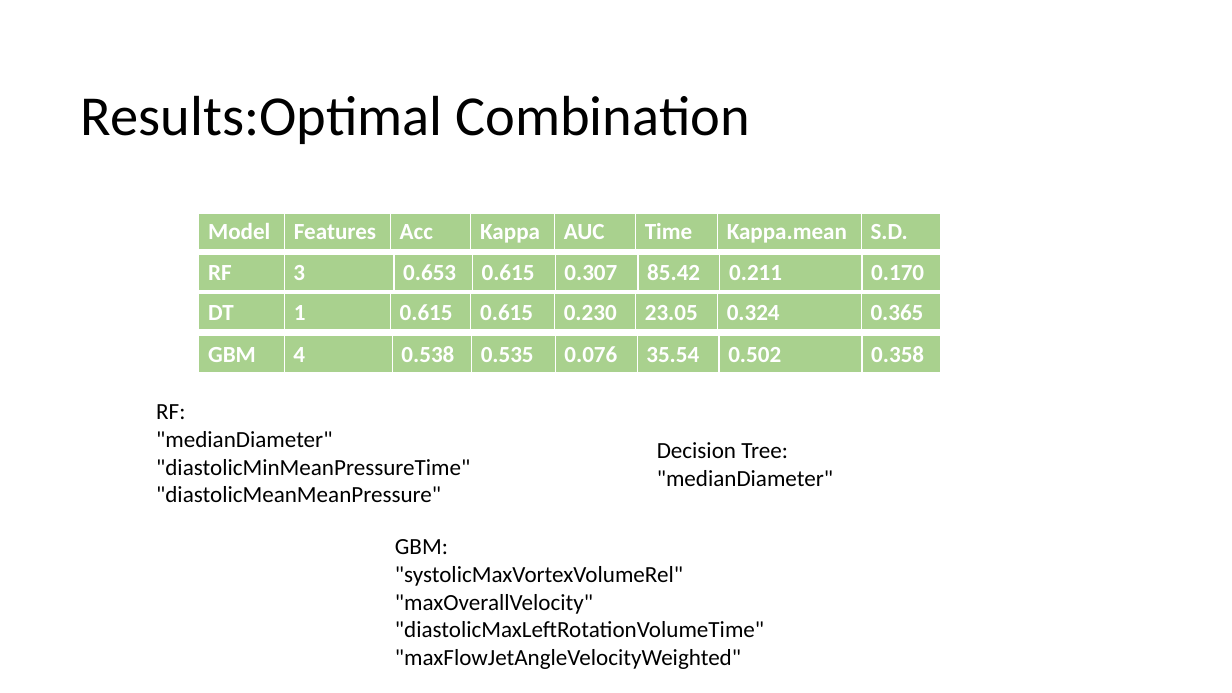
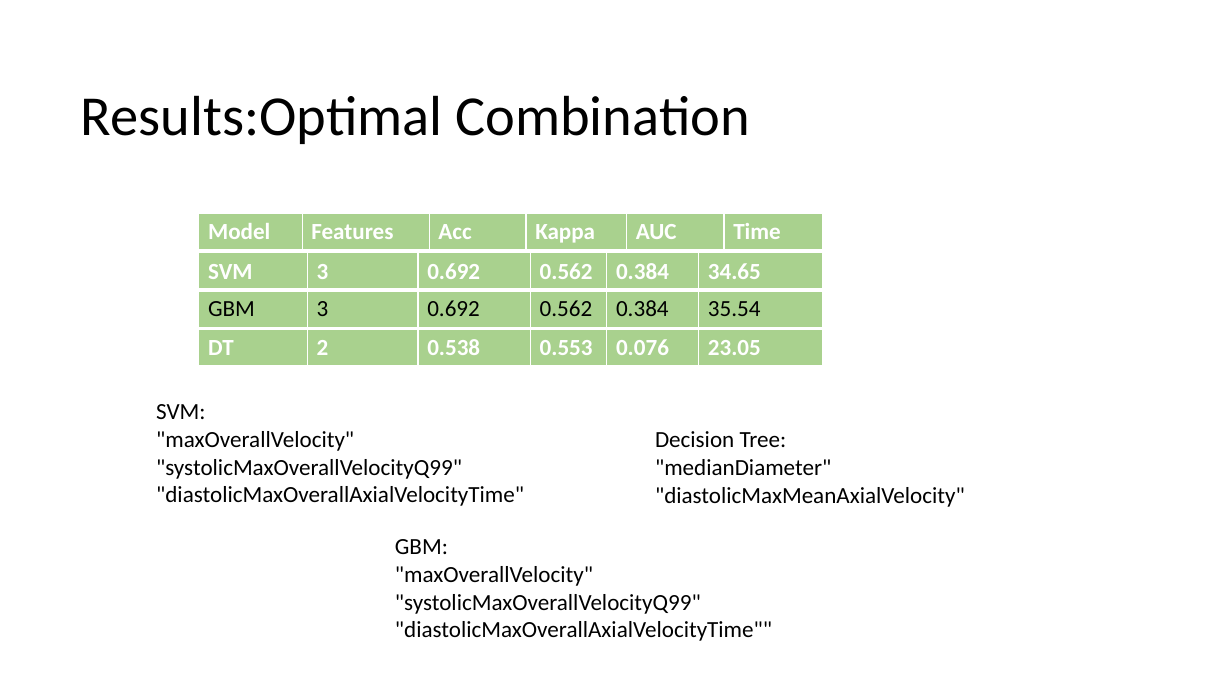
Before and after one commit to AtrayeeNeog/Cardio-Classifier-HIWi, a slide deck: slide 29 of Reports/Final.pptx. Drawn at 1232x693 pixels with LibreOffice and Linux fonts; fonts in the diff are those of the drawing. Boxes give left, top, right and bottom in pixels: in the first picture for what was removed or moved away, otherwise in the second. Text is boxed around its words. In the diff, an @@ line names an element or a change of style, - is before the commit and + after.

Commit message:
Optimal results

```diff
--- a/Reports/Final.pptx
+++ b/Reports/Final.pptx
@@ table at <box>199,213,824,251</box> @@
-column 7: Kappa.mean
-column 8: S.D.
@@ table: place and size @@
-table at <box>199,213,942,251</box>
+table at <box>199,213,824,251</box>
@@ table at <box>199,252,823,327</box> @@
-RF | 3 | 0.653 | 0.615 | 0.307 | 85.42 | 0.211 | 0.170
+SVM | 3 | 0.692 | 0.562 | 0.384 | 34.65
+GBM | 3 | 0.692 | 0.562 | 0.384 | 35.54
@@ table: place and size @@
-table at <box>199,254,942,292</box>
+table at <box>199,252,823,327</box>
@@ table at <box>199,329,823,367</box> @@
-column 2, row 1: 1
+column 2, row 1: 2
-column 3, row 1: 0.615
+column 3, row 1: 0.538
-column 4, row 1: 0.615
+column 4, row 1: 0.553
-column 5, row 1: 0.230
+column 5, row 1: 0.076
-column 7: 0.324
-column 8: 0.365
@@ table: place and size @@
-table at <box>199,294,942,332</box>
+table at <box>199,329,823,367</box>
@@ table removed at <box>199,335,942,373</box>, 1 rows, 8 columns @@
-GBM | 4 | 0.538 | 0.535 | 0.076 | 35.54 | 0.502 | 0.358
@@ text at <box>156,404,524,506</box>: text changed @@
-RF:
-"medianDiameter" "diastolicMinMeanPressureTime" "diastolicMeanMeanPressure"
+SVM:
+"maxOverallVelocity" "systolicMaxOverallVelocityQ99" "diastolicMaxOverallAxialVelocityTime"
@@ text "Decision Tree:": place and size @@
-text "Decision Tree:" at <box>657,442,833,486</box>
+text "Decision Tree:" at <box>655,431,965,507</box>
@@ text at <box>655,459,965,507</box>: text changed @@
-"medianDiameter"
+"medianDiameter" "diastolicMaxMeanAxialVelocity"
@@ text at <box>395,566,772,641</box>: text changed @@
-"systolicMaxVortexVolumeRel" "maxOverallVelocity" "diastolicMaxLeftRotationVolumeTime"
-"maxFlowJetAngleVelocityWeighted"
+"maxOverallVelocity" "systolicMaxOverallVelocityQ99" "diastolicMaxOverallAxialVelocityTime""
```
Also in this commit, not shown: 5 other files.
